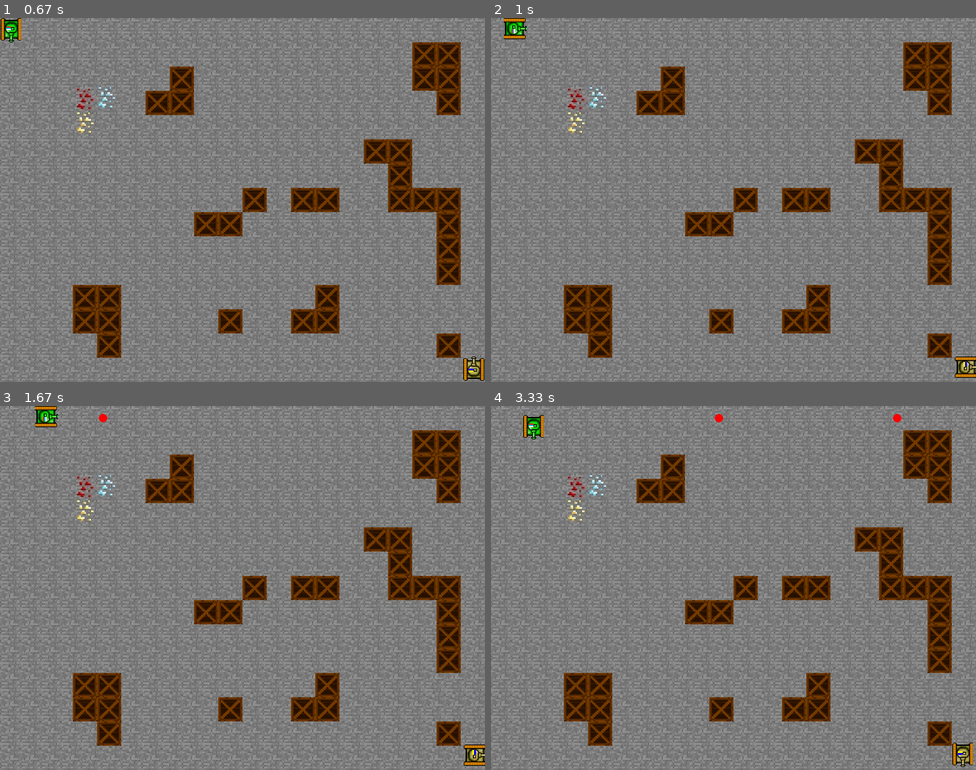
Above: before the commit, frames 1-4 (two rows, left to right).
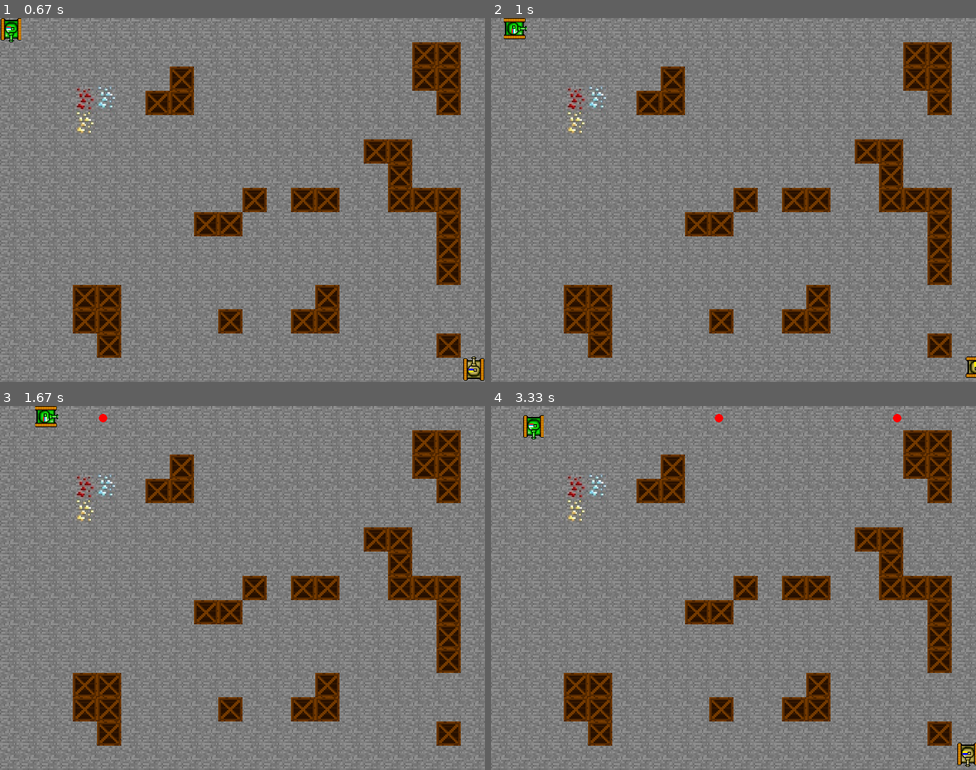
Above: after the commit, the same moments.

Repository: Pahtll/PyGameProjectDec2023
Game: pygame game, started from main.py
Same seed, same stepped clock (60 frames per second), same inputs: the game is played once before the commit and once after it.
Inputs (mouse positions are in pixels of both pictures, inside the frame that each line leads up to):
- Up to frame 1 (0.67 s): click "Начать игру" at 0.38 s
- Up to frame 2 (1 s): hold D from 0.67 s (still down); hold Right from 0.67 s (still down); move the mouse to (714, 214) at 0.7 s
- Up to frame 3 (1.67 s): release D at 1.13 s; release Right at 1.13 s; hold Right 1.17-1.63 s; hold D 1.17-1.63 s; move the mouse to (242, 609) at 1.2 s; tap Space at 1.23, 1.53 s
- Up to frame 4 (3.33 s): hold Up 1.67-1.97 s; hold W 1.67-1.97 s; move the mouse to (782, 668) at 1.7 s; tap Space at 1.73, 2.07, 2.37, 2.57, 2.87, 3.13 s; hold Right 2-2.47 s; hold D 2-2.47 s; move the mouse to (583, 675) at 2.03 s; tap Right Ctrl at 2.15 s; hold Left 2.5-3.03 s; hold A 2.5-3.03 s; move the mouse to (912, 715) at 2.53 s; hold Down from 3.07 s (still down); hold S from 3.07 s (still down); move the mouse to (607, 453) at 3.1 s

Frame 1 is identical in both runs. In frame 2, 0.2% of the frame differs, in the area x 95-100%, y 93-99%; in frame 3, 0.2%; in frame 4, 0.3%, in the area x 95-100%, y 92-100%.

Commit message:
Revert "Танки"
This reverts commit 45ad8958b3a069d3d431e53f32764c6681890425.

Diff:
--- a/tank.py
+++ b/tank.py
@@ -13,7 +13,7 @@
         """Создаём пулю в позиции танка"""
         super(Bullet, self).__init__()
         self.screen = screen
-        self.rect = pg.Rect(tank.rect.centerx, tank.rect.centery, 7, 7)
+        self.rect = pg.Rect(tank.rect.centerx, tank.rect.centery, 12, 2)
         self.color = (255, 0, 0)
 
         #Направления выстрела = направление танка
@@ -155,7 +155,7 @@
             self.direction = 'right'
             self.HEIGHT = 35
             self.WIDTH = 39
-            if (self.x < 765 and all((not(x <= self.x + self.WIDTH <= x + 40)) or ((x <= self.x + self.WIDTH <= x + 40)
+            if (self.x < 800 and all((not(x <= self.x + self.WIDTH <= x + 40)) or ((x <= self.x + self.WIDTH <= x + 40)
                 and (not(y < self.y + self.HEIGHT < y + 40)) and (not(y < self.y < y + 40)))
                                      for x, y in self.boxes_coordinates)):
                 self.x += self.speed
@@ -173,7 +173,7 @@
             self.direction = 'down'
             self.HEIGHT = 39
             self.WIDTH = 35
-            if (self.y < 565 and all((not(y <= self.y + self.HEIGHT <= y + 40)) or (y <= self.y + self.HEIGHT <= y + 40
+            if (self.y < 600 and all((not(y <= self.y + self.HEIGHT <= y + 40)) or (y <= self.y + self.HEIGHT <= y + 40
                 and (not(x < self.x + self.WIDTH < x + 40)) and (not(x < self.x < x + 40)))
                                      for x, y in self.boxes_coordinates)):
                 self.y += self.speed
@@ -262,7 +262,7 @@
             self.direction = 'right'
             self.HEIGHT = 35
             self.WIDTH = 39
-            if (self.x < 765 and all((not (x <= self.x + self.WIDTH <= x + 40)) or ((x <= self.x + self.WIDTH <= x + 40)
+            if (self.x < 800 and all((not (x <= self.x + self.WIDTH <= x + 40)) or ((x <= self.x + self.WIDTH <= x + 40)
                 and (not (y < self.y + self.HEIGHT < y + 40)) and (not (y < self.y < y + 40)))
                                      for x, y in self.boxes_coordinates)):
                 self.x += self.speed
@@ -280,7 +280,7 @@
             self.direction = 'down'
             self.HEIGHT = 39
             self.WIDTH = 35
-            if (self.y < 565 and all((not (y <= self.y + self.HEIGHT <= y + 40)) or (y <= self.y + self.HEIGHT <= y + 40
+            if (self.y < 600 and all((not (y <= self.y + self.HEIGHT <= y + 40)) or (y <= self.y + self.HEIGHT <= y + 40
                     and (not (x < self.x + self.WIDTH < x + 40)) and (not (x < self.x < x + 40)))
                                      for x, y in self.boxes_coordinates)):
                 self.y += self.speed
